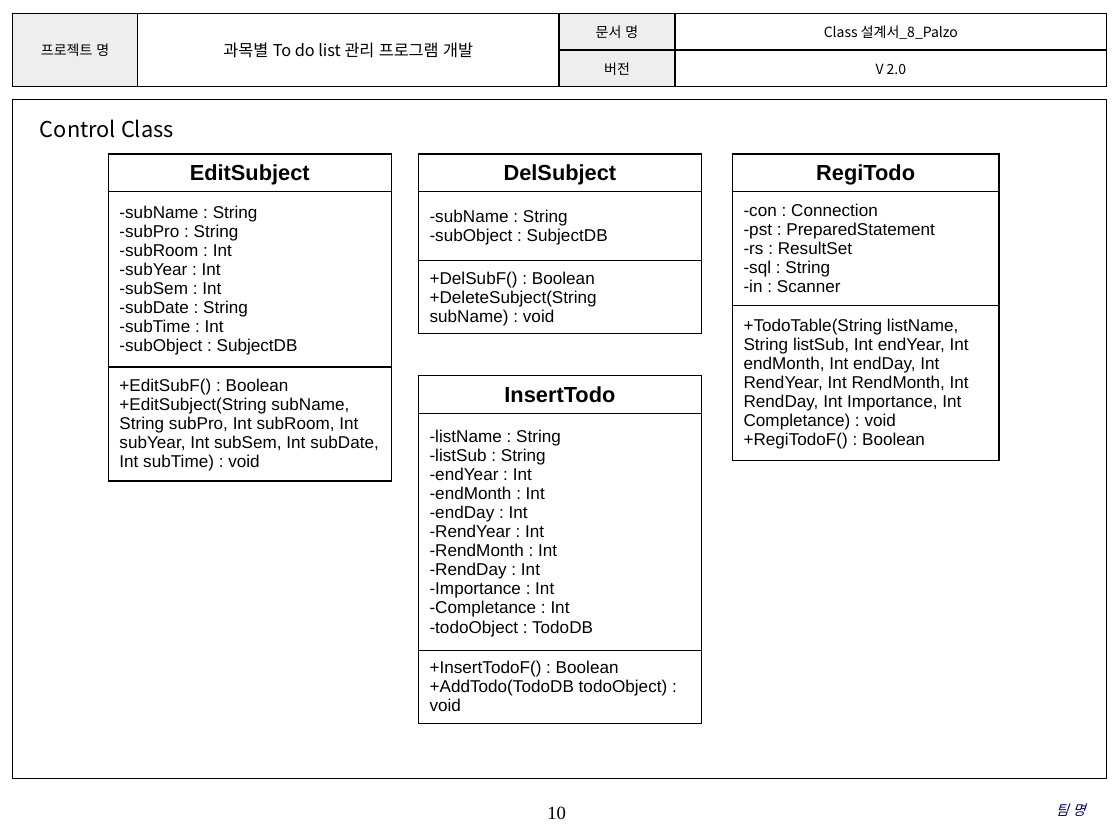
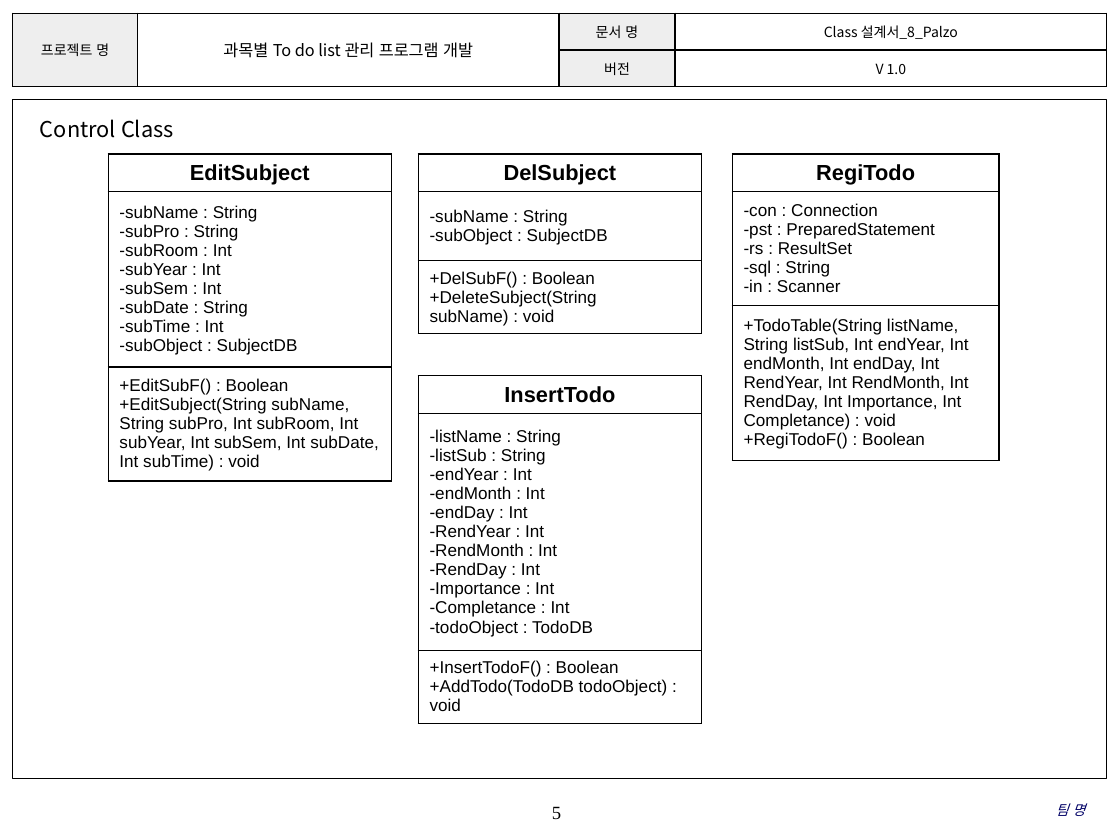
Before and after one commit to SMU-SE-Admin/18-1_8_PALZO_Doc, a slide deck: slide 5 of 03 설계/Class 설계서_8_Palzo.pptx (slide 10 before the commit). Drawn at 1120x840 pixels with LibreOffice and Linux fonts; fonts in the diff are those of the drawing; background and template pictures are left out. Boxes give left, top, right and bottom in pixels: in the first picture for what was removed or moved away, otherwise in the second. Text is boxed around its words. In the diff, an @@ line names an element or a change of style, - is before the commit and + after.

```diff
--- a/03 설계/Class 설계서_8_Palzo.pptx
+++ b/03 설계/Class 설계서_8_Palzo.pptx
@@ table at box(12, 13, 1107, 86) @@
-row 2, column 4: V 2.0
+row 2, column 4: V 1.0
@@ page number at box(552, 806, 561, 819): text changed @@
-10
+5
```
Also in this commit, not shown: 7 other slides changed, 5 slides removed.
